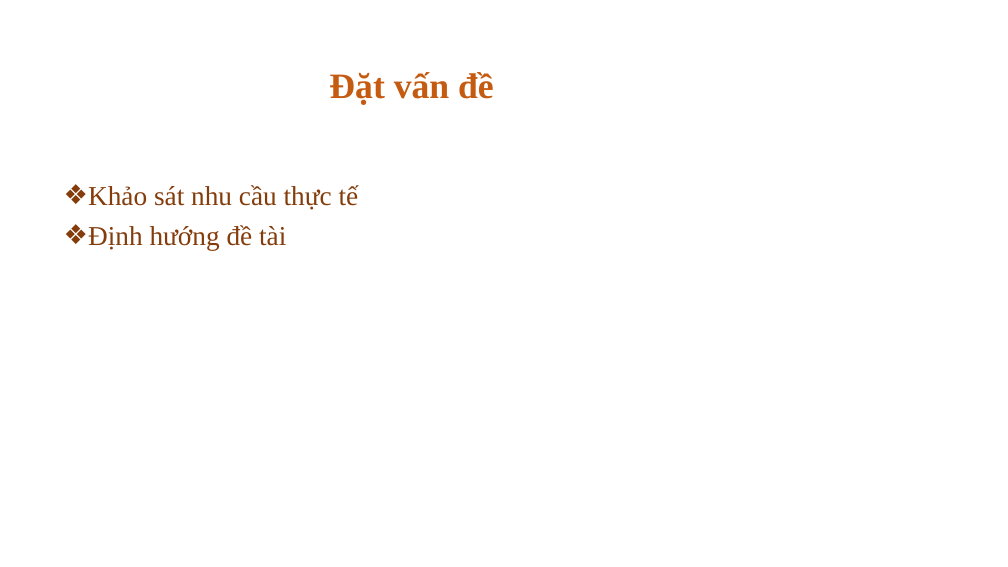
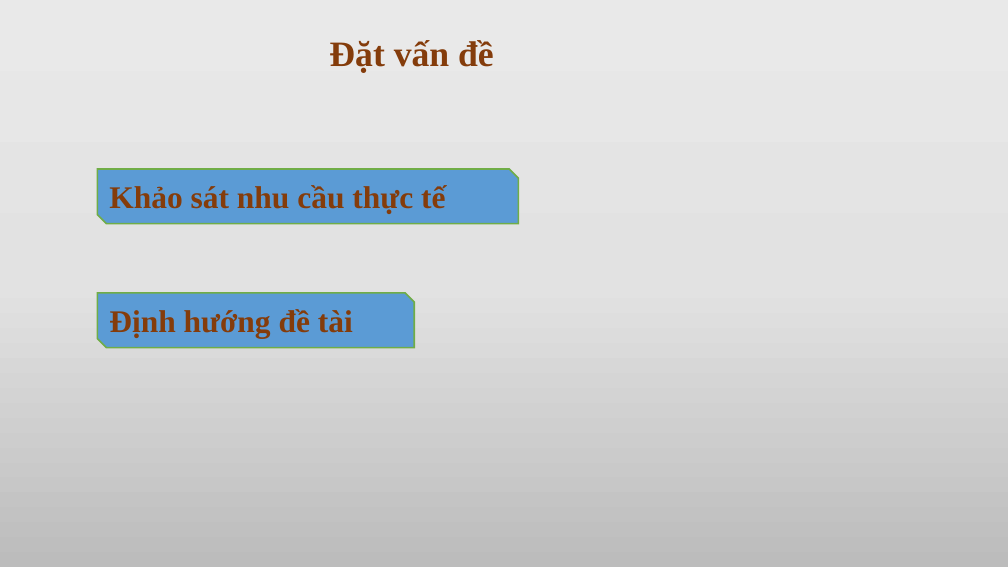
Before and after one commit to hungsoccerprince/XuanHung, a slide deck: slide 3 of DATN/DATN.pptx. Drawn at 1008x567 pixels with LibreOffice and Linux fonts; fonts in the diff are those of the drawing. Boxes give left, top, right and bottom in pixels: in the first picture for what was removed or moved away, otherwise in the second. Text is boxed around its words. In the diff, an @@ line names an element or a change of style, - is before the commit and + after.

```diff
--- a/DATN/DATN.pptx
+++ b/DATN/DATN.pptx
@@ background #FFFFFF to gradient #EBEAEA to #E4E3E3 to #BDBCBC @@
@@ title "Đặt vấn đề" at (x1=329, y1=40, x2=494, y2=73): text colour #C55A11 to #843C0B @@
@@ snip diag rect added at (x1=98, y1=169, x2=519, y2=224), fill #5B9BD5, outline #70AD47 1.5 pt, 30 pt, text #843C0B, bold @@
+Khảo sát nhu cầu thực tế
@@ text removed at (x1=88, y1=185, x2=359, y2=250) @@
-❖ Khảo sát nhu cầu thực tế
-❖ Định hướng đề tài
@@ snip diag rect added at (x1=98, y1=293, x2=414, y2=347), fill #5B9BD5, outline #70AD47 1.5 pt, 30 pt, text #843C0B, bold @@
+Định hướng đề tài
```
Also in this commit, not shown: 15 other slides changed.
